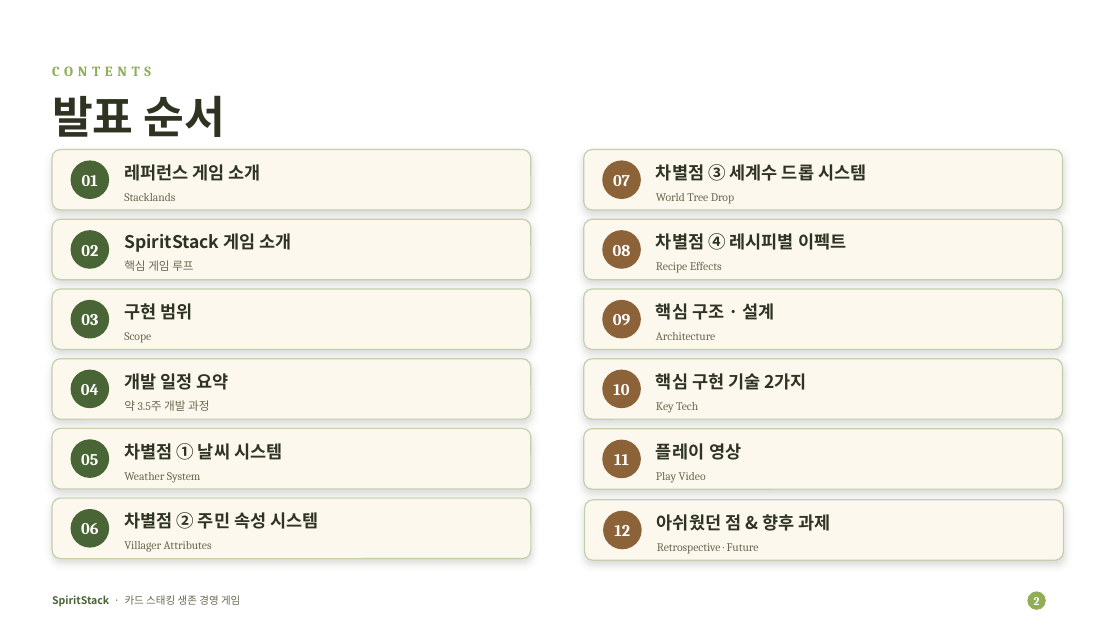
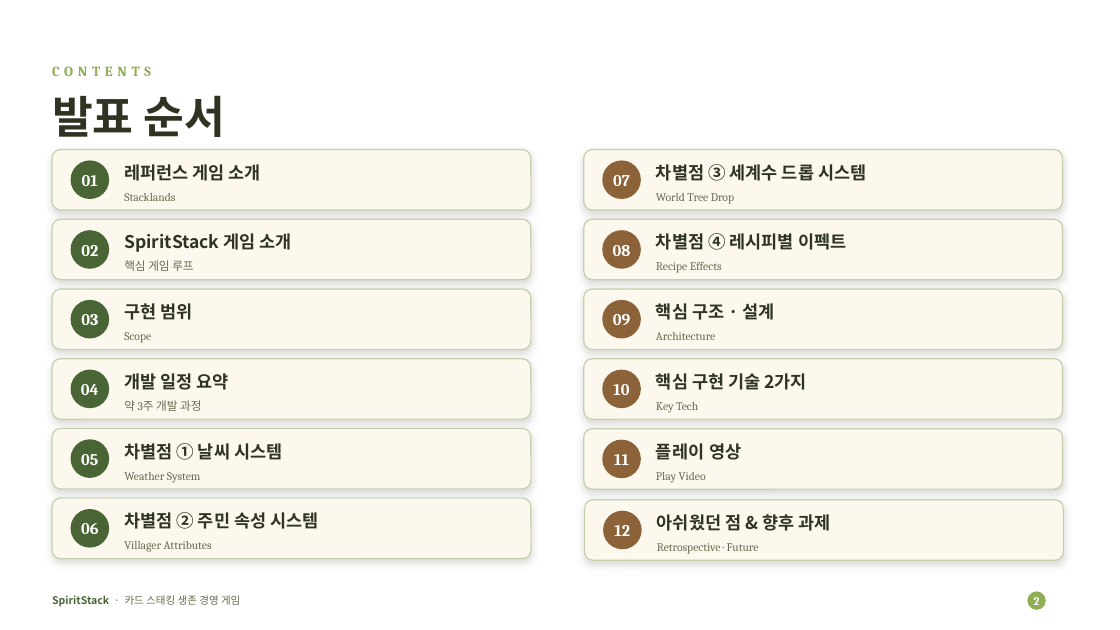
Before and after one commit to Devel-Rocket-ClassRoom/minigame-project-kimjihae3357, a slide deck: slide 2 of JellyStack/SpiritStack_발표자료.pptx. Drawn at 1120x630 pixels with LibreOffice and Linux fonts; fonts in the diff are those of the drawing. Boxes give left, top, right and bottom in pixels: in the first picture for what was removed or moved away, otherwise in the second. Text is boxed around its words. In the diff, an @@ line names an element or a change of style, - is before the commit and + after.

```diff
--- a/JellyStack/SpiritStack_발표자료.pptx
+++ b/JellyStack/SpiritStack_발표자료.pptx
@@ text at box(124, 400, 201, 411): text changed @@
-약 3.5주 개발 과정
+약 3주 개발 과정
```
Also in this commit, not shown: 1 other slide changed, 1 slide added, 2 other files.
